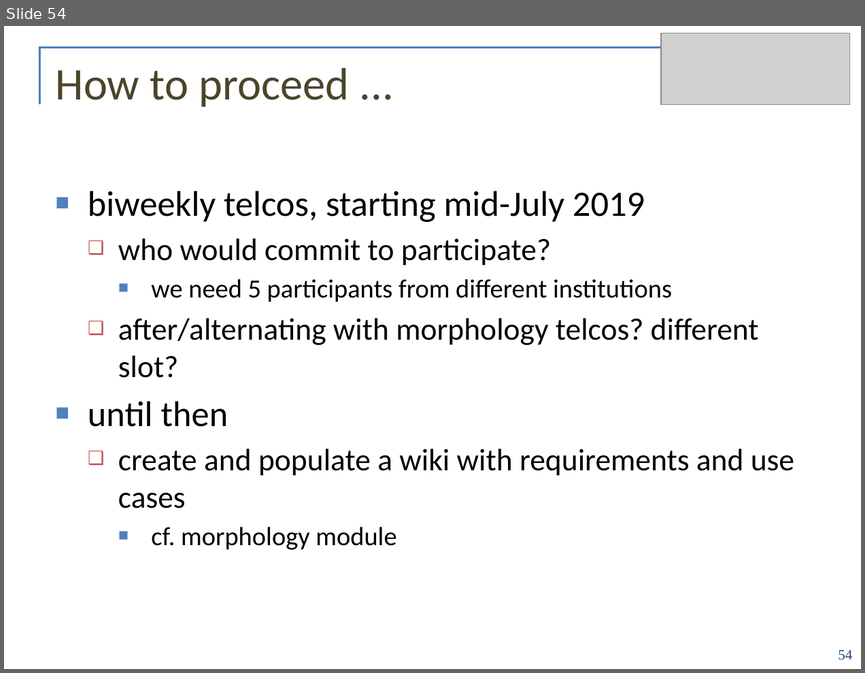
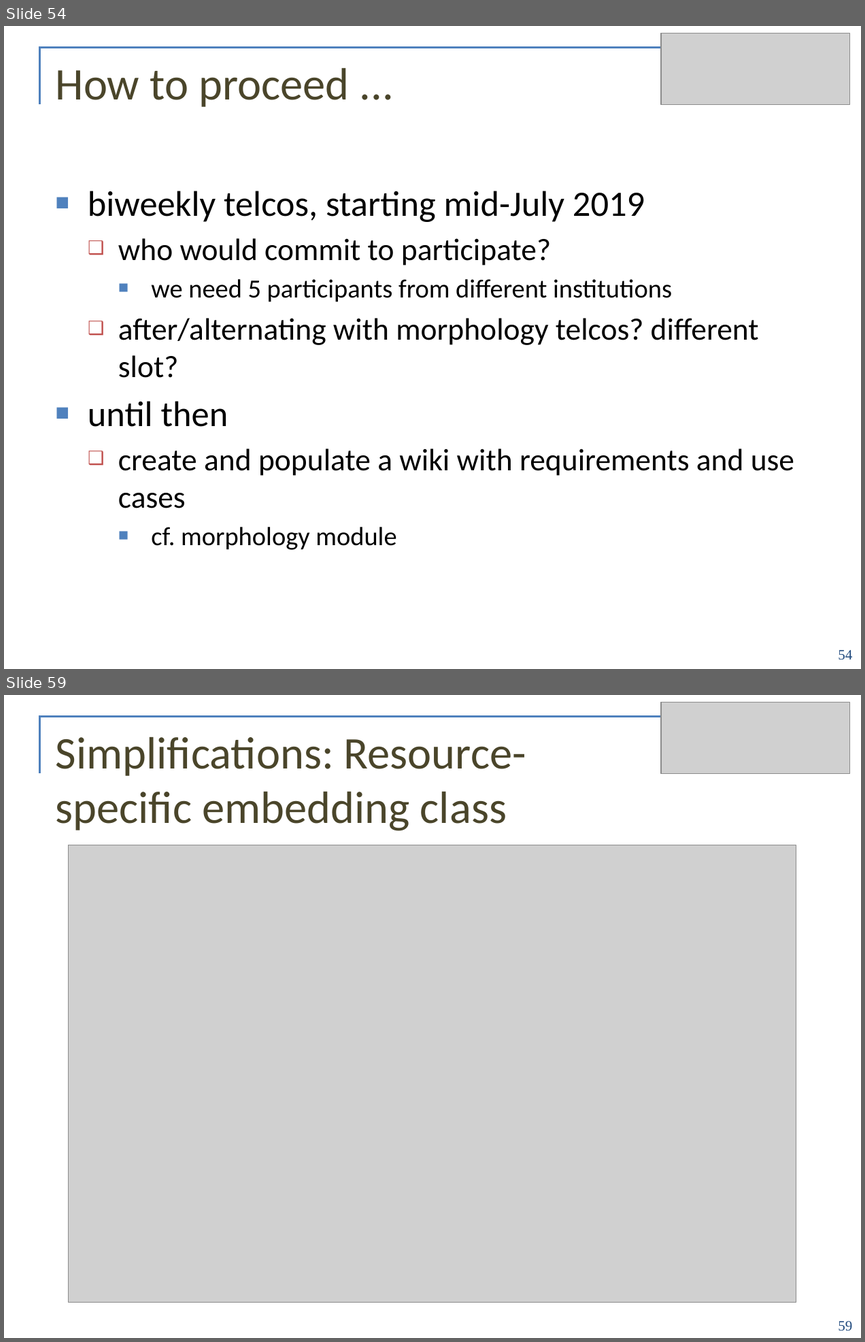
Before and after one commit to ontolex/frequency-attestation-corpus-information, a slide deck: doc/ontolex-f2f-leipzig-may2019.pptx. Shown one above the other, each under a label of ours: slide 54 before the commit, slides 54 and 59 after it; the slides between them are not shown. The pictures are 865x673 and 865x1342 pixels, drawn with LibreOffice and Linux fonts; fonts in the diff are those of the drawing; grey boxes stand for pictures; background and template pictures are left out. Boxes give left, top, right and bottom in pixels: in the first picture for what was removed or moved away, otherwise in the second. Text is boxed around its words. In the diff, an @@ line names an element or a change of style, - is before the commit and + after.

```diff
--- a/doc/ontolex-f2f-leipzig-may2019.pptx
+++ b/doc/ontolex-f2f-leipzig-may2019.pptx
@@ slide 59 added at bbox=[4, 695, 861, 1338], background #FFFFFF; not listed: 2 template elements that a slide beside it also shows @@
@@ picture added at bbox=[661, 702, 851, 773] @@
@@ ellipse added at bbox=[673, 706, 850, 722], fill #FFFFFF @@
@@ title added at bbox=[56, 736, 526, 831], 38 pt, text #4A452A @@
+Simplifications: Resource-specific embedding class
@@ picture added at bbox=[68, 845, 797, 1302] @@
@@ page number added at bbox=[838, 1321, 852, 1330], 12 pt, text #1F497D @@
+59
```
Also in this commit, not shown: 4 other slides added.
